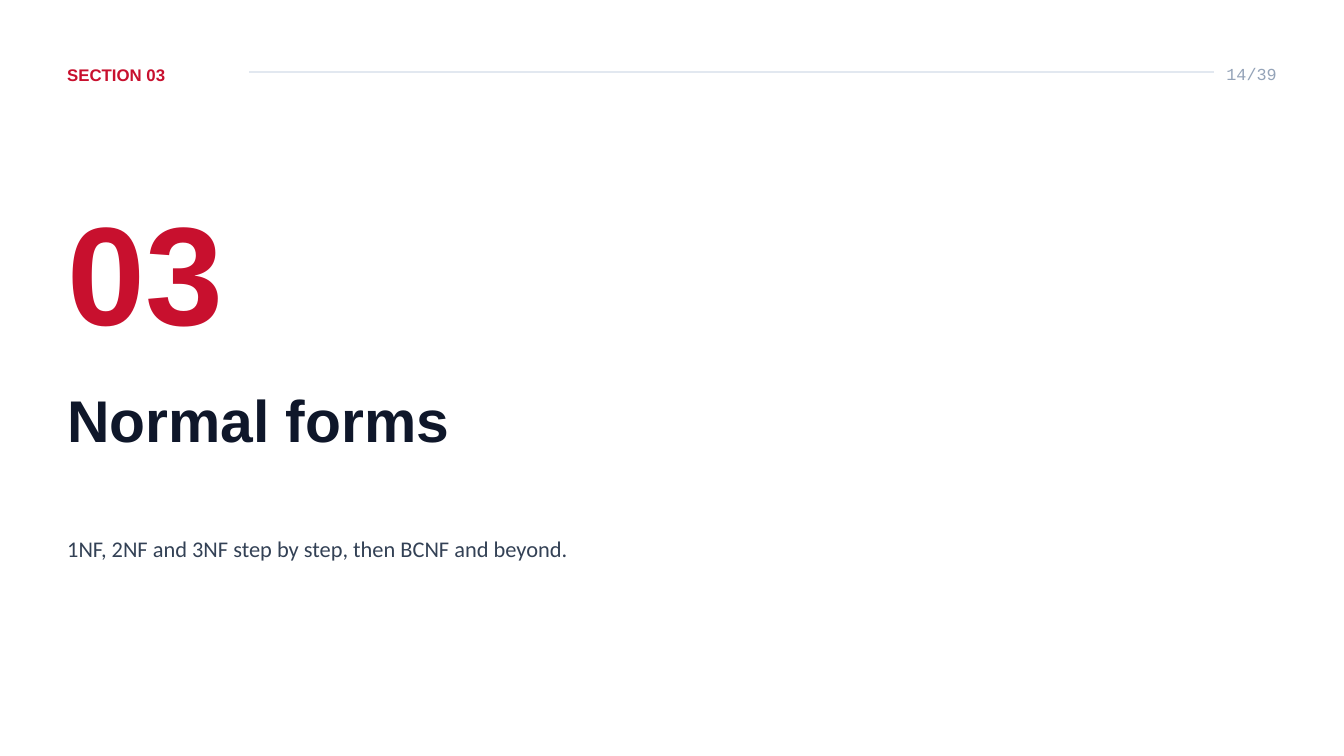
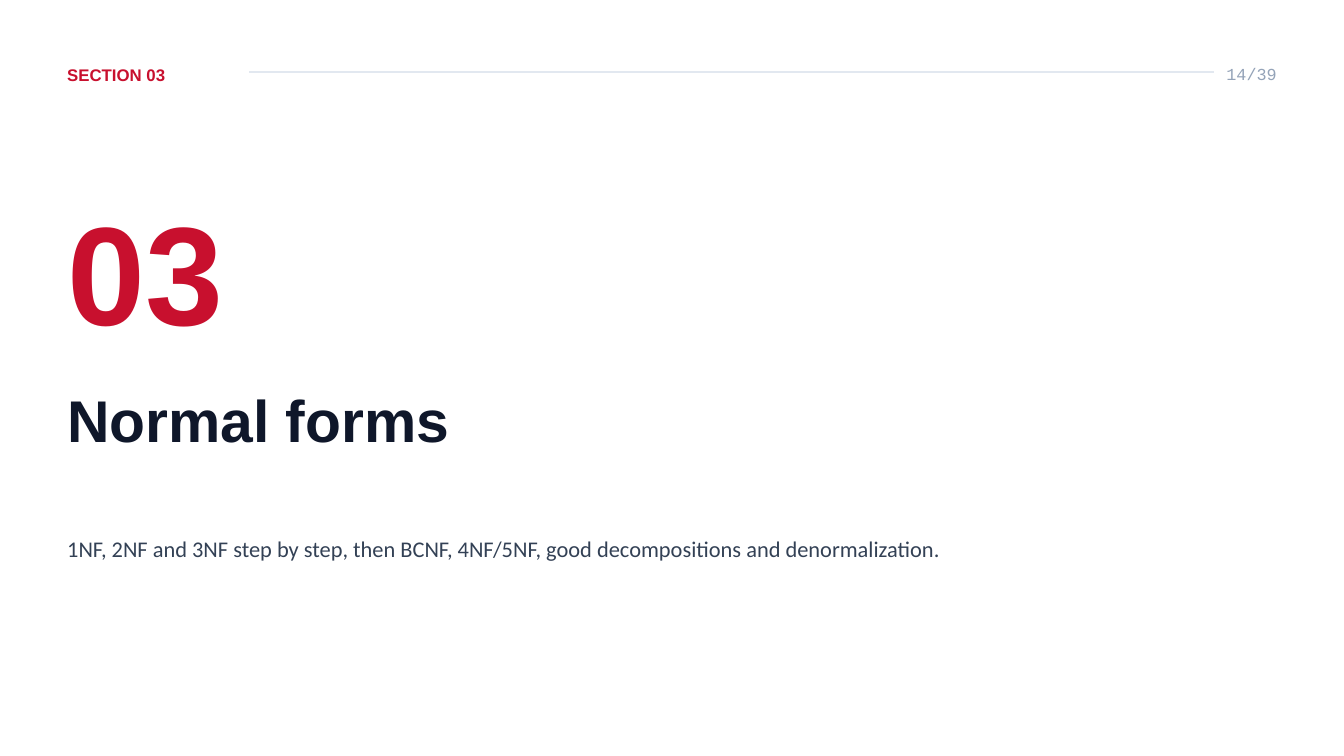
Before and after one commit to ahmedatef2007/db-slides, a slide deck: slide 14 of pptx/ITI_Database_Course_Lesson_5_Normalization.pptx. Drawn at 1344x756 pixels with LibreOffice and Linux fonts; fonts in the diff are those of the drawing. Boxes give left, top, right and bottom in pixels: in the first picture for what was removed or moved away, otherwise in the second. Text is boxed around its words. In the diff, an @@ line names an element or a change of style, - is before the commit and + after.

```diff
--- a/pptx/ITI_Database_Course_Lesson_5_Normalization.pptx
+++ b/pptx/ITI_Database_Course_Lesson_5_Normalization.pptx
@@ text at [67,541,940,561]: text changed @@
-1NF, 2NF and 3NF step by step, then BCNF and beyond.
+1NF, 2NF and 3NF step by step, then BCNF, 4NF/5NF, good decompositions and denormalization.
```
Also in this commit, not shown: 2 other slides changed, 8 other files.
